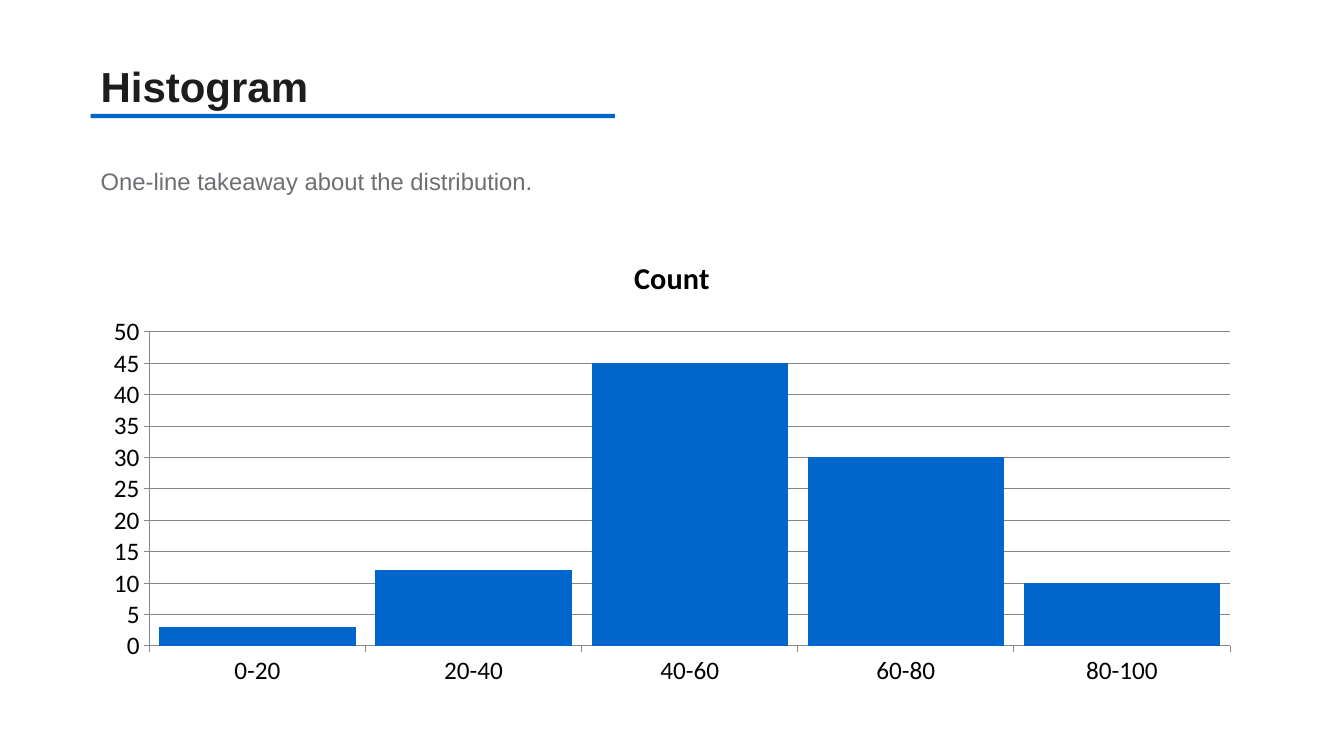
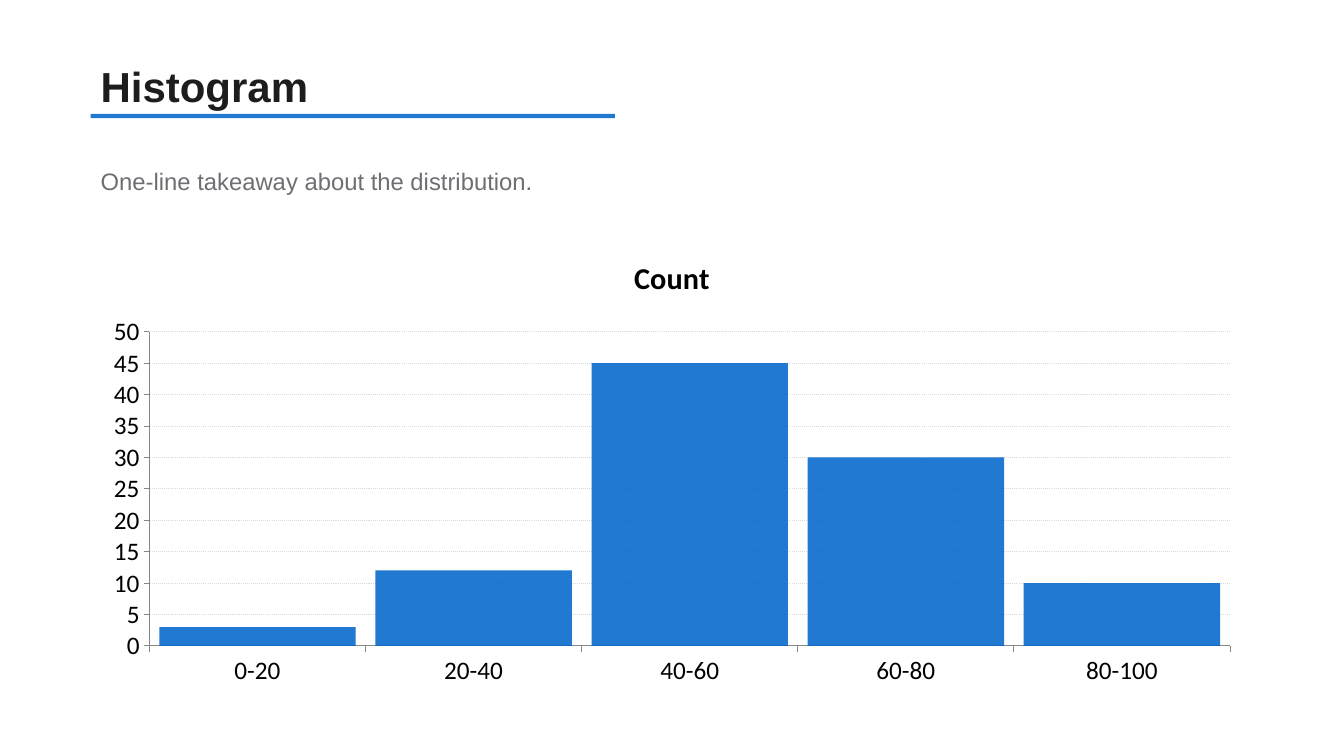
Before and after one commit to TakebumiSuzuki/CC-Dev-Container, a slide deck: slide 11 of template-source/basic_template.pptx. Drawn at 1344x756 pixels with LibreOffice and Linux fonts; fonts in the diff are those of the drawing. Boxes give left, top, right and bottom in pixels: in the first picture for what was removed or moved away, otherwise in the second. Text is boxed around its words. In the diff, an @@ line names an element or a change of style, - is before the commit and + after.

```diff
--- a/template-source/basic_template.pptx
+++ b/template-source/basic_template.pptx
@@ rectangle at [91, 114, 615, 118]: fill #0066CC to #0066CC at 87% opacity @@
@@ column chart at [91, 237, 1253, 696] @@
@@ colour of Count #0066CC to #0066CC at 87% opacity @@
@@ value axis changed @@
```
Also in this commit, not shown: 16 other slides changed, 13 other files.
